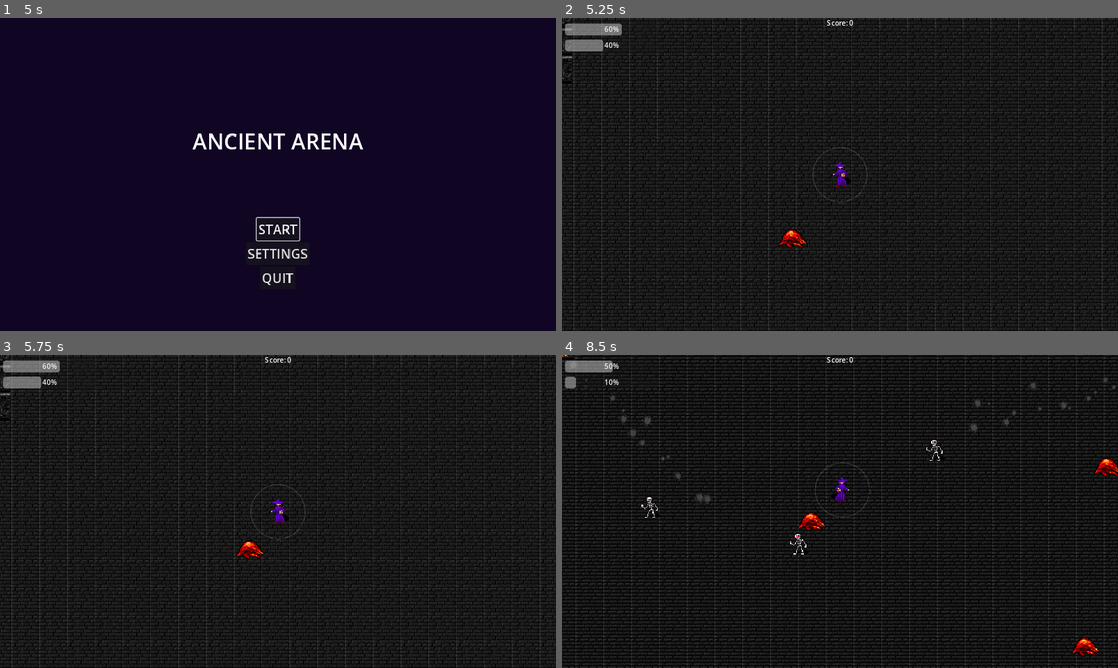
Above: before the commit, frames 1-4 (two rows, left to right).
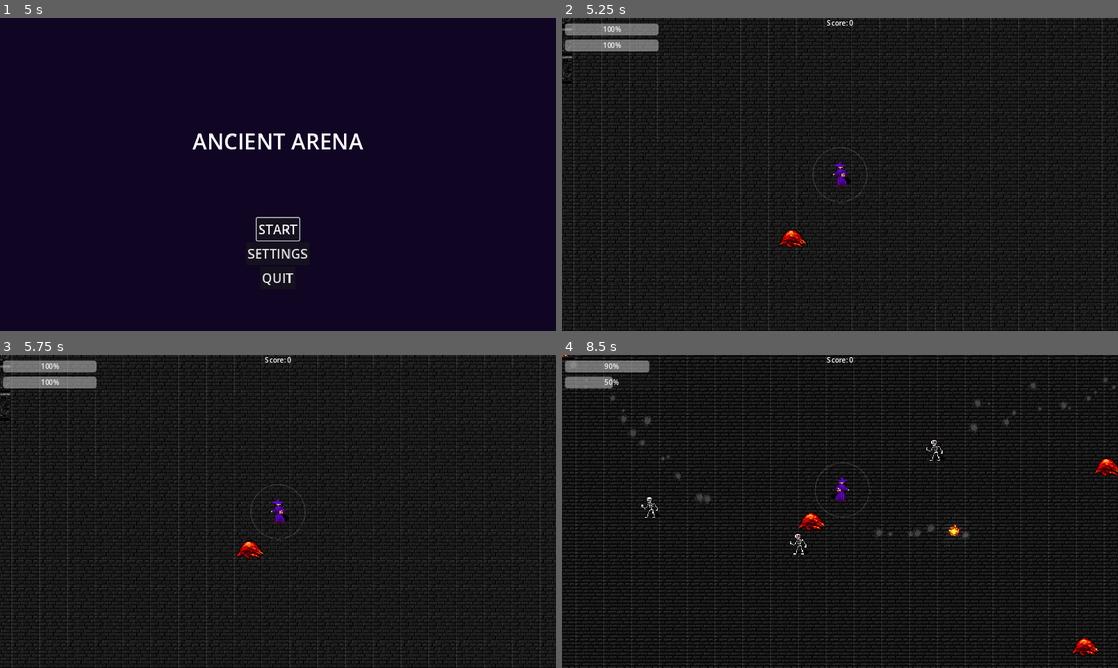
Above: after the commit, the same moments.

Repository: adrianwhatfield/ancient-arena
Game: Godot game, scene res://Scenes/main_menu.tscn
The game is run twice, just before and just after one commit, with the same random seed, the same clock (stepped at 60 frames per second) and the same inputs.
Inputs (mouse positions are in pixels of both pictures, inside the frame that each line leads up to):
- Up to frame 1 (5 s): click "START" at 0.5 s; move the mouse to (400, 158) at 1.27 s; hold D (right) 1.28-2.03 s; click (400, 158) at 1.35 s; move the mouse to (166, 190) at 2.02 s; hold S (down) 2.03-2.78 s; click (166, 190) at 2.1 s; move the mouse to (333, 105) at 2.77 s; hold D (right) 2.78-3.53 s; click (333, 105) at 2.85 s; move the mouse to (250, 237) at 3.52 s; hold W (up) 3.53-4.28 s; click (250, 237) at 3.6 s; move the mouse to (444, 221) at 4.27 s; hold A (left) from 4.28 s (still down); click (444, 221) at 4.35 s; tap Escape (menu) at 4.9 s
- Up to frame 2 (5.25 s): release A (left) at 5 s; click "START" at 5 s
- Up to frame 3 (5.75 s): no input
- Up to frame 4 (8.5 s): move the mouse to (673, 464) at 5.77 s; hold A (left) 5.78-6.53 s; click (673, 464) at 5.85 s; move the mouse to (867, 511) at 6.52 s; hold S (down) 6.53-7.28 s; click (867, 511) at 6.6 s; move the mouse to (756, 433) at 7.27 s; hold D (right) 7.28-8.03 s; click (756, 433) at 7.35 s; move the mouse to (962, 495) at 8.02 s; hold W (up) from 8.03 s (still down); click (962, 495) at 8.1 s

Frame 1 is identical in both runs. In frame 2, 0.7% of the frame differs, in the area x 7-18%, y 1-11%; in frame 3, 0.7%; in frame 4, 0.7%.

Commit message:
Reset on main_menu _ready()

Diff:
--- a/ancient_arena/Scripts/main_menu.gd
+++ b/ancient_arena/Scripts/main_menu.gd
@@ -1,15 +1,9 @@
 extends Control
 
 
-# Called when the node enters the scene tree for the first time.
 func _ready():
 	$VBoxContainer/Button.grab_focus()
-
-
-# Called every frame. 'delta' is the elapsed time since the previous frame.
-func _process(delta):
-	pass
-
+	Stats.reset()
 
 func _on_button_pressed():
 	get_tree().change_scene_to_file("res://Scenes/arena.tscn")
